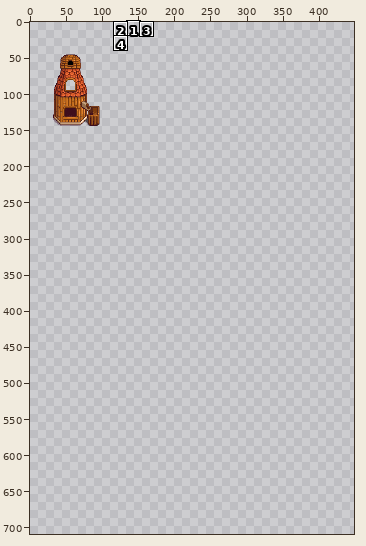
Sprite sheet -- buildings/mill/building.png. Above: a wide view before the commit, with the close-up outlined.
Close-up. Old version:
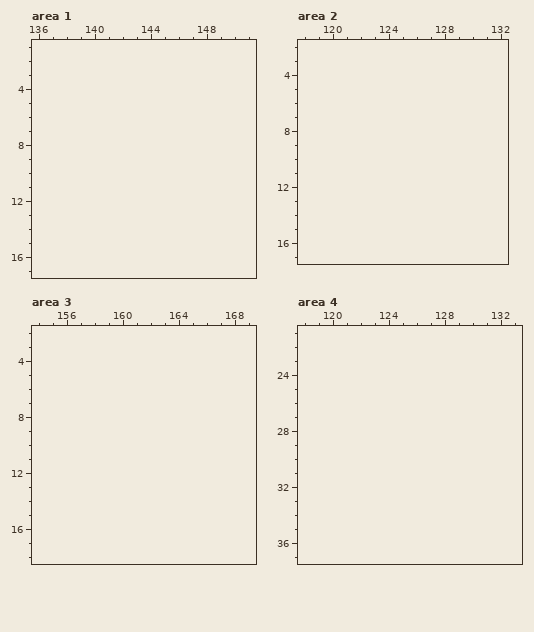
The file is 112x144 pixels. Pixels under 10% opacity are left out. Colours within 5 levels of each other are drawn and written as one. Shown: area 1: x 136..151, y 1..17; area 2: x 118..132, y 2..17; area 3: x 154..169, y 2..18; area 4: x 118..133, y 21..37. The old version is drawn lined up with the new one, on the new canvas. The commit also changed other parts of the picture, which this record leaves out.
The same view after the edit:
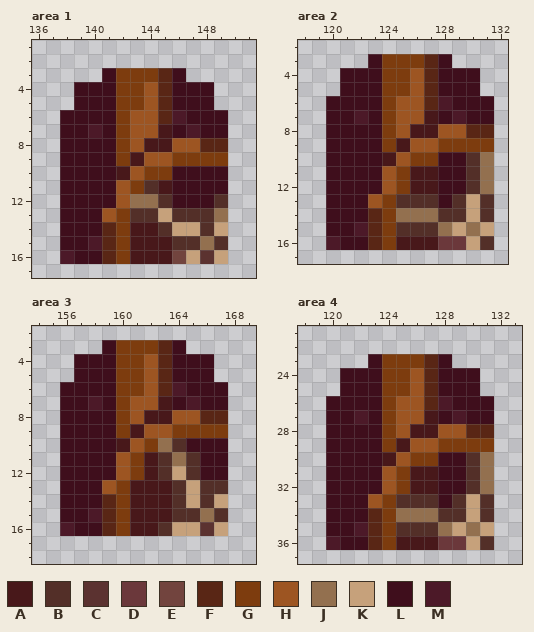
Palette (. is transparent): A #48181a  B #532f28  C #5b3230  D #6b383b  E #72443e  F #592615  G #7d3c0e  H #9d5522  J #93704f  K #c6a17b  L #3f0e1c  M #4c1928
Change:
{"change": "canvas 112x144 -> 448x709"}
{"where": "area 1"}
{"y":3,"x":141,"old":"......","new":"LGGGFL"}
{"y":4,"x":139,"old":"..........","new":"LLLGGHFLLL"}
{"y":5,"x":139,"old":"..........","new":"LLLGGHFLLL"}
{"y":6,"x":138,"old":"............","new":"LLLLGHHFMLLL"}
{"y":7,"x":138,"old":"............","new":"LLMLGHHALMLL"}
{"y":8,"x":138,"old":"............","new":"LLLLGHAAHHFF"}
{"y":9,"x":138,"old":"............","new":"LLLLGAHHGGGG"}
{"y":10,"x":138,"old":"............","new":"LLLLAHGGLLLL"}
{"y":11,"x":138,"old":"............","new":"LLLLHGBALLLL"}
{"y":12,"x":138,"old":"............","new":"LLLLHJJBLLLB"}
{"y":13,"x":138,"old":"............","new":"LLLHGBBKBBBJ"}
{"y":14,"x":138,"old":"............","new":"LLLFGAABKKBK"}
{"y":15,"x":138,"old":"............","new":"LLMFGAAABBJB"}
{"y":16,"x":138,"old":"............","new":"MLLFGAAAEKCK"}
{"where": "area 2"}
{"y":3,"x":123,"old":"......","new":"LGGGFL"}
{"y":4,"x":121,"old":"..........","new":"LLLGGHFLLL"}
{"y":5,"x":121,"old":"..........","new":"LLLGGHFLLL"}
{"y":6,"x":120,"old":"............","new":"LLLLGHHFMLLL"}
{"y":7,"x":120,"old":"............","new":"LLMLGHHALMLL"}
{"y":8,"x":120,"old":"............","new":"LLLLGHAAHHFF"}
{"y":9,"x":120,"old":"............","new":"LLLLGAHHGGGG"}
{"y":10,"x":120,"old":"............","new":"LLLLAHGGLLBJ"}
{"y":11,"x":120,"old":"............","new":"LLLLHGAALLBJ"}
{"y":12,"x":120,"old":"............","new":"LLLLHGAALLBJ"}
{"y":13,"x":120,"old":"............","new":"LLLHGBBBLBKB"}
{"y":14,"x":120,"old":"............","new":"LLLFGJJJBBKB"}
{"y":15,"x":120,"old":"............","new":"LLMFGBBBJKJK"}
{"y":16,"x":120,"old":"............","new":"MLLFGAAADDKB"}
{"where": "area 3"}
{"y":3,"x":159,"old":"......","new":"LGGGFL"}
{"y":4,"x":157,"old":"..........","new":"LLLGGHFLLL"}
{"y":5,"x":157,"old":"..........","new":"LLLGGHFLLL"}
{"y":6,"x":156,"old":"............","new":"LLLLGGHFMLLL"}
{"y":7,"x":156,"old":"............","new":"LLMLGHHALMLL"}
{"y":8,"x":156,"old":"............","new":"LLLLGHAAHHFF"}
{"y":9,"x":156,"old":"............","new":"LLLLGAHHGGGG"}
{"y":10,"x":156,"old":"............","new":"LLLLAHGJBLLL"}
{"y":11,"x":156,"old":"............","new":"LLLLHGABJBLL"}
{"y":12,"x":156,"old":"............","new":"LLLLHGABKBLL"}
{"y":13,"x":156,"old":"............","new":"LLLHGAAABKBB"}
{"y":14,"x":156,"old":"............","new":"LLLFGAAABKBK"}
{"y":15,"x":156,"old":"............","new":"LLMFGAAABBJB"}
{"y":16,"x":156,"old":"............","new":"MLLFGAABKKCK"}
{"where": "area 4"}
{"y":23,"x":123,"old":"......","new":"LGGGFL"}
{"y":24,"x":121,"old":"..........","new":"LLLGGHFLLL"}
{"y":25,"x":121,"old":"..........","new":"LLLGGHFLLL"}
{"y":26,"x":120,"old":"............","new":"LLLLGHHFMLLL"}
{"y":27,"x":120,"old":"............","new":"LLMLGHHALMLL"}
{"y":28,"x":120,"old":"............","new":"LLLLGHAAHHFF"}
{"y":29,"x":120,"old":"............","new":"LLLLGAHHGGGG"}
{"y":30,"x":120,"old":"............","new":"LLLLAHGGLLBJ"}
{"y":31,"x":120,"old":"............","new":"LLLLHGAALLBJ"}
{"y":32,"x":120,"old":"............","new":"LLLLHGAALLBJ"}
{"y":33,"x":120,"old":"............","new":"LLLHGBBBLBKB"}
{"y":34,"x":120,"old":"............","new":"LLLFGJJJBBKB"}
{"y":35,"x":120,"old":"............","new":"LLMFGBBBJKJK"}
{"y":36,"x":120,"old":"............","new":"MLLFGAAADDKB"}
{"label":"added","picture_box":[60,68,228,264]}
{"label":"added","picture_box":[326,54,494,250]}
{"label":"added","picture_box":[60,340,228,536]}
{"label":"added","picture_box":[326,354,494,550]}
